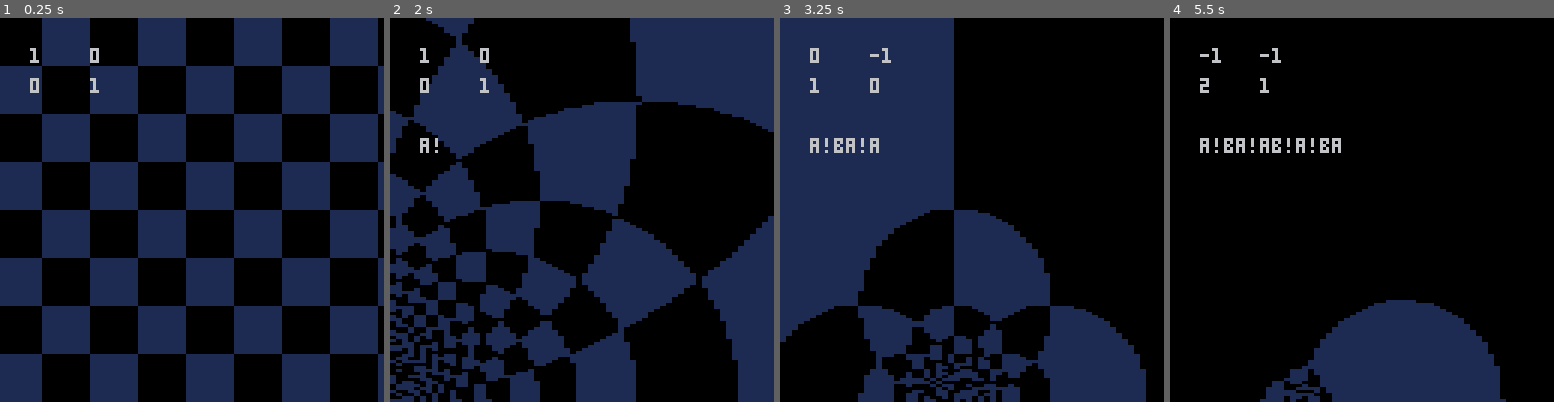
Above: before the commit, frames 1-4 (left to right).
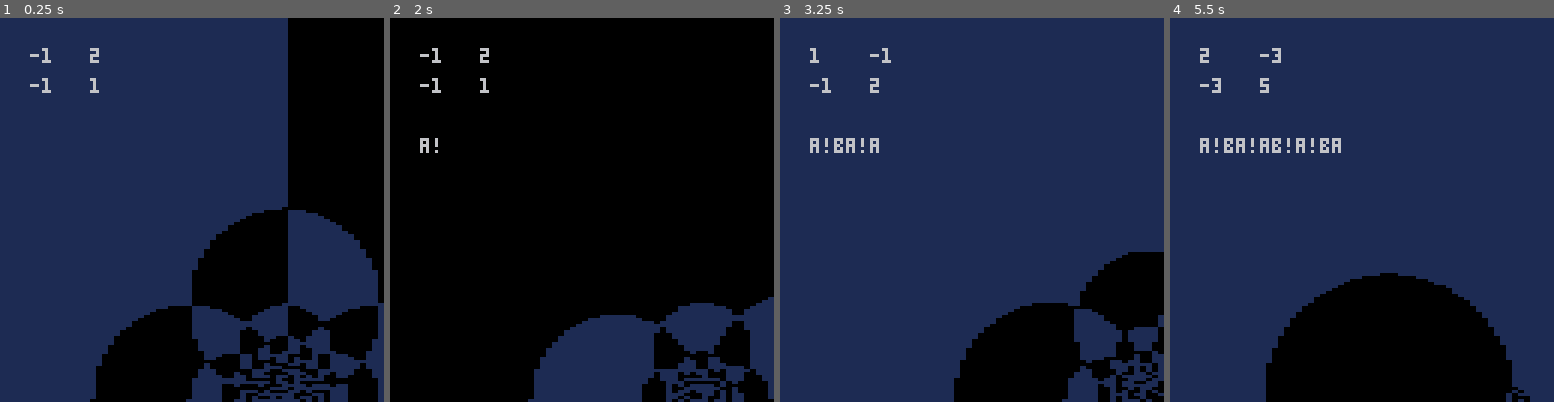
Above: after the commit, the same moments.

Repository: m4thpro/sl2z
Game: PICO-8 cartridge sl2z.p8
Same seed, same stepped clock (60 frames per second), same inputs: the game is played once before the commit and once after it.
Inputs:
- Up to frame 1 (0.25 s): no input
- Up to frame 2 (2 s): hold Right from 1.6 s (still down)
- Up to frame 3 (3.25 s): release Right at 2.1 s; hold Up 2.15-2.42 s; hold Right 2.47-3.03 s; hold Left from 3.08 s (still down)
- Up to frame 4 (5.5 s): release Left at 3.58 s; hold Down 3.63-3.97 s; hold Right 4.02-4.68 s; hold Up 4.73-5.03 s; hold Left from 5.08 s (still down)

The runs differ from the first frame. In frame 1, 53% of the frame differs, in the area x 0-100%, y 0-100%; in frame 2, 48%; in frame 3, 52%; in frame 4, 93%.

Commit message:
Start at a random matrix

Diff:
--- a/sl2z.p8
+++ b/sl2z.p8
@@ -42,8 +42,7 @@
 
 matrix = random_sl2z()
 word = ""
-matrix = {{1,0},{0,1}}
-drawn = {{1,0},{0,1}}
+drawn = matrix
 timer = 0
 
 function _update()
